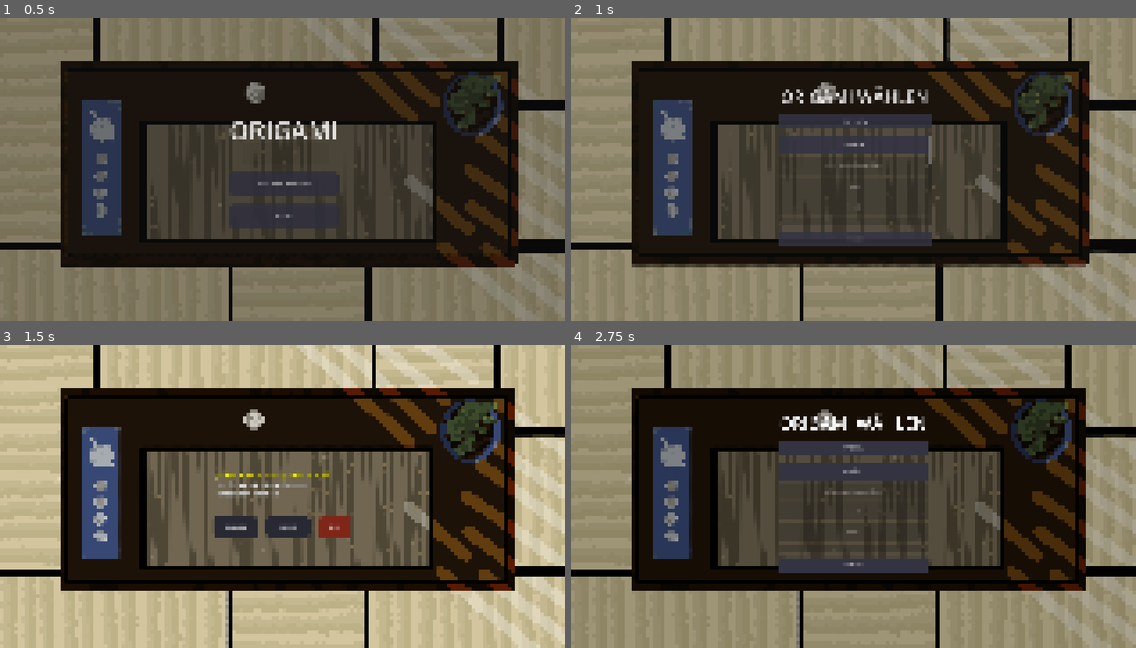
Above: before the commit, frames 1-4 (two rows, left to right).
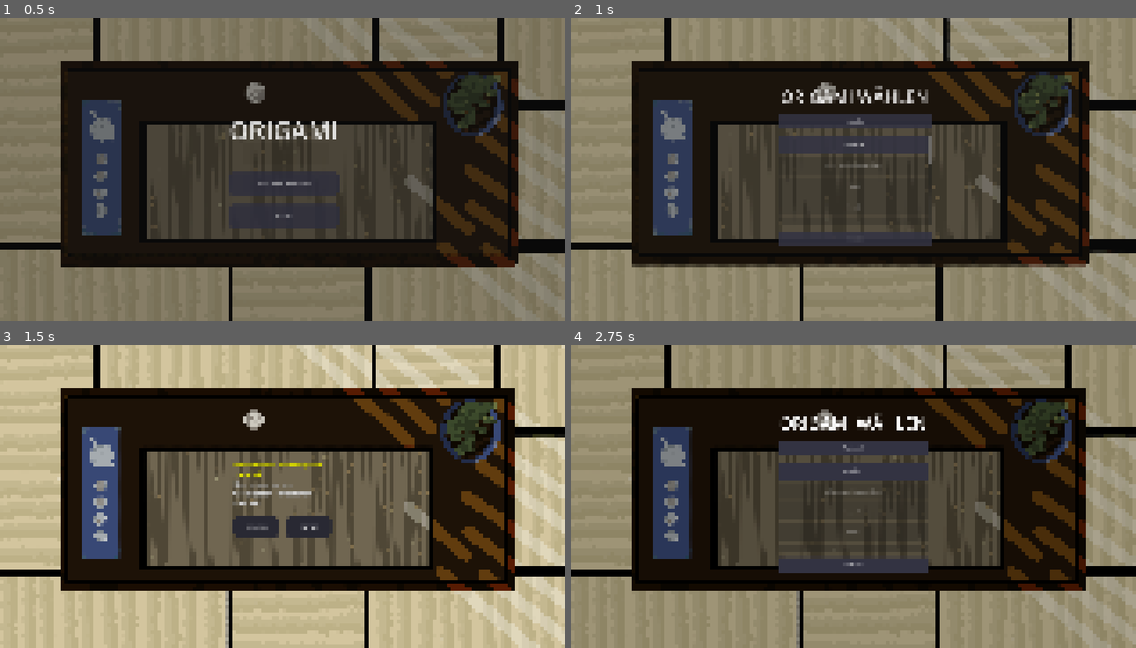
Above: after the commit, the same moments.

Repository: Laran123/MediDa_Origami_Meister
Game: Godot game, scene res://start_menu.tscn
The game is run twice, just before and just after one commit, with the same random seed, the same clock (stepped at 60 frames per second) and the same inputs.
Inputs:
- Up to frame 1 (0.5 s): no input
- Up to frame 2 (1 s): click "Origami wahlen" at 0.5 s
- Up to frame 3 (1.5 s): click "TUTORIAL" (after the commit: "Tutorial") at 1.25 s
- Up to frame 4 (2.75 s): click "ZURÜCK" at 2 s

Frame 1 is identical in both runs. In frame 2, less than 0.1% of the frame differs, in the area x 48-53%, y 32-36%; in frame 3, 1.7%, in the area x 38-62%, y 38-64%; in frame 4, less than 0.1%.

Commit message:
kleine Schönheitsänderungen

Diff:
--- a/neues-spiel/gamescreen.gd
+++ b/neues-spiel/gamescreen.gd
@@ -16,20 +16,12 @@
 func _load_figur_scene():
 	var scene_path = "res://%s.tscn" % figur
 
-	if not ResourceLoader.exists(scene_path):
-		push_error("Szene nicht gefunden: " + scene_path)
-		return
-
 	var packed = load(scene_path)
 	figur_scene_instance = packed.instantiate()
 
 	add_child(figur_scene_instance)
 
 	animated_sprite = figur_scene_instance.get_node("AnimatedSprite2D")
-
-	if animated_sprite == null:
-		push_error("Kein AnimatedSprite2D in der Szene gefunden!")
-		return
 
 	animated_sprite.stop()
 	animated_sprite.frame = 0
--- a/neues-spiel/origami_wahlen.gd
+++ b/neues-spiel/origami_wahlen.gd
@@ -44,7 +44,7 @@
 	vbox.add_child(title)
 
 	var tutorial_btn = Button.new()
-	tutorial_btn.text = "TUTORIAL"
+	tutorial_btn.text = "Tutorial"
 	tutorial_btn.custom_minimum_size = Vector2(0, 110)
 	_style_button(tutorial_btn)
 	tutorial_btn.add_theme_font_size_override("font_size", 36)
--- a/neues-spiel/tutorial.tscn
+++ b/neues-spiel/tutorial.tscn
@@ -46,6 +46,7 @@
 }]
 
 [node name="Tutorial" type="Node2D" unique_id=1034794873]
+scale = Vector2(0.5, 0.5)
 
 [node name="AnimatedSprite2D" type="AnimatedSprite2D" parent="." unique_id=27191306]
 scale = Vector2(0.5, 0.5)
--- a/neues-spiel/tutorial_szene.gd
+++ b/neues-spiel/tutorial_szene.gd
@@ -38,8 +38,6 @@
 	"[color=yellow]ENDE DER FALTUNG[/color]\nDu hast die grundlegenden Falttechniken gelernt.\nJetzt kannst du die weiteren Schritte üben.",
 
 	"[color=gray]GEBOGENER PFEIL (↻ / ↺)\n→ DREHEN[/color]\nDrehe das Blatt auf dem Tisch (z.B. um 90°),\nohne es umzudrehen.",
-
-	"[color=#66ccff]Kreis (∘)\n→ HALTE-/FIXPUNKT[/color]\nHier musst du das Papier festhalten,\nwährend du an anderer Stelle faltest oder ziehst.",
 
 	"[color=gray]OFFENER PFEIL (leere Spitze) oder GABELUNG\n→ ÖFFNEN / ZIEHEN[/color]\nKlappe eine Tasche auf oder ziehe eine Lage auseinander.",
 
@@ -92,8 +90,8 @@
 	image_rect = TextureRect.new()
 	image_rect.texture = null
 	image_rect.stretch_mode = TextureRect.STRETCH_KEEP_ASPECT
-	image_rect.custom_minimum_size = Vector2(350, 350)
-	image_rect.size_flags_vertical = Control.SIZE_EXPAND_FILL
+	image_rect.custom_minimum_size = Vector2(175, 175)
+	image_rect.size_flags_vertical = Control.PRESET_MODE_KEEP_SIZE
 	content_hbox.add_child(image_rect)
 
 	text_label = RichTextLabel.new()
@@ -129,14 +127,7 @@
 	_style_button(next_btn)
 	btn_hbox.add_child(next_btn)
 
-	skip_btn = Button.new()
-	skip_btn.text = "SKIP"
-	skip_btn.custom_minimum_size = Vector2(240, 140)
-	skip_btn.pressed.connect(_on_skip)
-	_style_button(skip_btn, Color(0.5, 0.15, 0.1))
-	btn_hbox.add_child(skip_btn)
-
-	for btn in [back_btn, next_btn, skip_btn]:
+	for btn in [back_btn, next_btn]:
 		btn.add_theme_font_size_override("font_size", 38)
 
 func _style_button(btn: Button, custom_color: Color = Color(0.16, 0.16, 0.20)):
